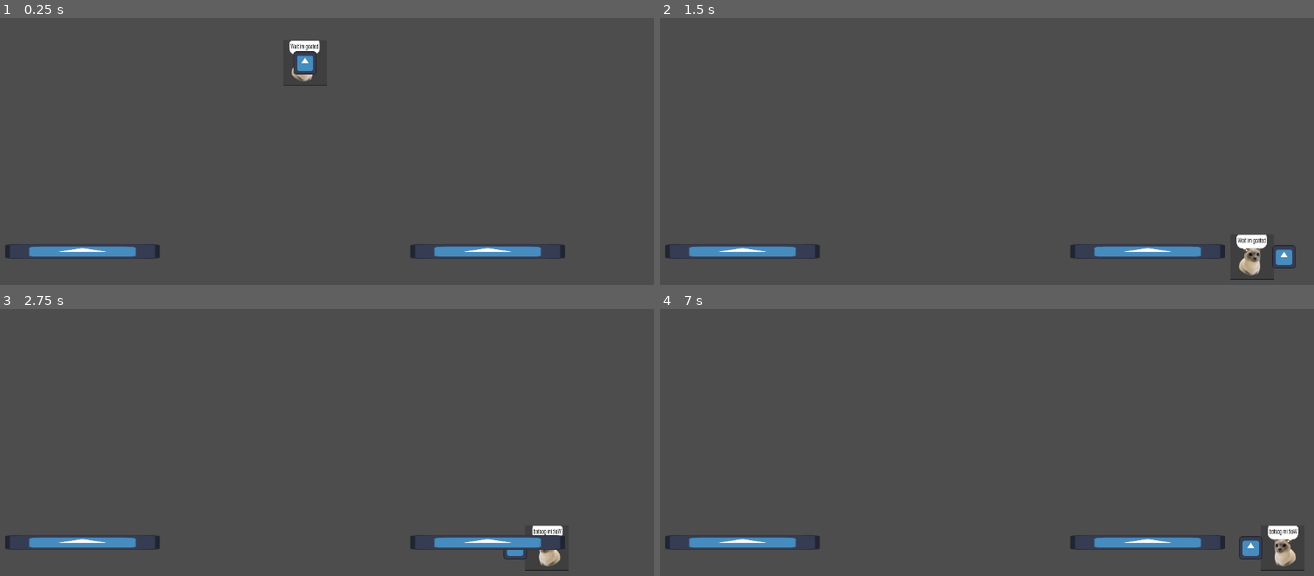
Above: before the commit, frames 1-4 (two rows, left to right).
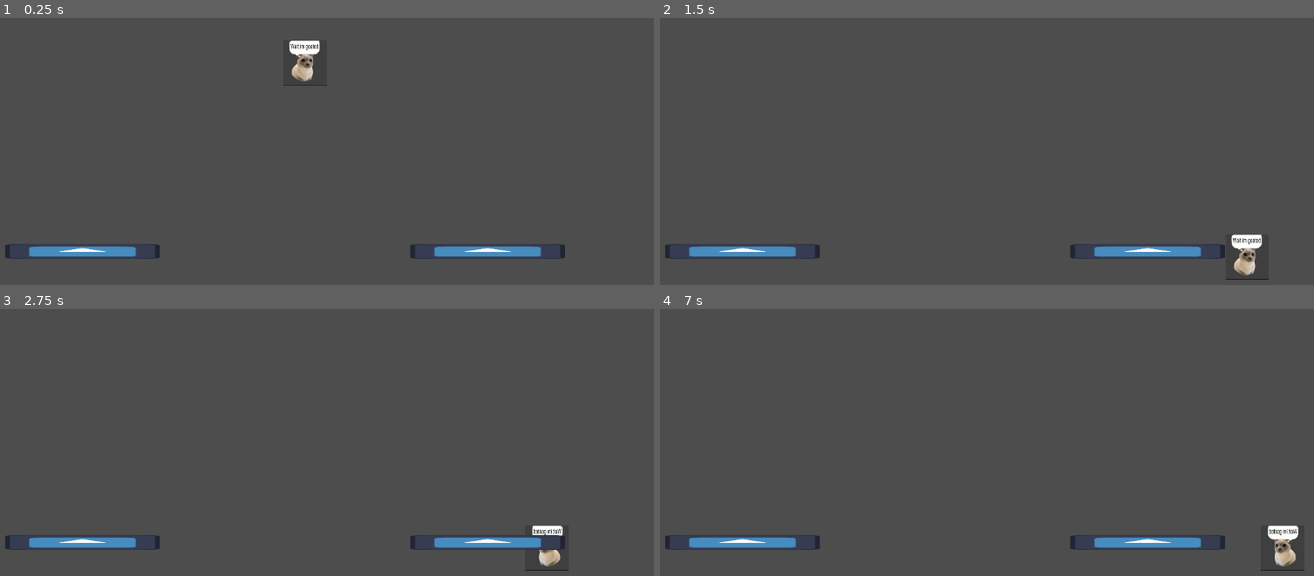
Above: after the commit, the same moments.

Repository: Kirbi625/DNS_projekt
Game: Godot game, scene res://scenes/main.tscn
The game is run twice, just before and just after one commit, with the same random seed, the same clock (stepped at 60 frames per second) and the same inputs. The engine's default icon, where the game draws it, is replaced by a stand-in: a white triangle on a blue panel in a dark square.
Inputs:
- Up to frame 1 (0.25 s): no input
- Up to frame 2 (1.5 s): hold D (right) from 0.53 s (still down); tap F (attack, bound only after the commit) at 0.6, 1.35 s; tap Space (jump) at 0.77 s
- Up to frame 3 (2.75 s): tap Space (jump) at 1.52 s; tap Enter at 2 s; release D (right) at 2.03 s; hold A (left) from 2.03 s (still down); tap F (attack, bound only after the commit) at 2.1 s
- Up to frame 4 (7 s): release A (left) at 2.78 s; hold D (right) 2.78-4.28 s; tap F (attack, bound only after the commit) every 0.75 s from 2.85 to 6.6 s; tap Space (jump) at 3.02, 3.5, 3.77, 4.52, 5, 6.02, 6.5, 6.77 s; tap Enter at 4.25, 5.75 s; hold A (left) 4.28-5.03 s; hold D (right) 5.03-5.78 s; hold A (left) from 5.78 s (still down)

The runs differ from the first frame. In frame 1, 0.3% of the frame differs, in the area x 44-49%, y 12-22%; in frame 2, 0.6%, in the area x 86-98%, y 81-99%; in frame 3, less than 0.1%; in frame 4, 0.2%.

Commit message:
added on/off func for hitbox
temp attack button (F)
now hitbox turn on after pressing F
and turns off after 0.4s

Diff:
--- a/project.godot
+++ b/project.godot
@@ -35,6 +35,12 @@
 , Object(InputEventJoypadButton,"resource_local_to_scene":false,"resource_name":"","device":-1,"button_index":0,"pressure":0.0,"pressed":false,"script":null)
 ]
 }
+attack={
+"deadzone": 0.2,
+"events": [Object(InputEventKey,"resource_local_to_scene":false,"resource_name":"","device":-1,"window_id":0,"alt_pressed":false,"shift_pressed":false,"ctrl_pressed":false,"meta_pressed":false,"pressed":false,"keycode":0,"physical_keycode":70,"key_label":0,"unicode":102,"location":0,"echo":false,"script":null)
+, null, Object(InputEventJoypadButton,"resource_local_to_scene":false,"resource_name":"","device":-1,"button_index":2,"pressure":0.0,"pressed":false,"script":null)
+]
+}
 
 [rendering]
 
--- a/scenes/Player.tscn
+++ b/scenes/Player.tscn
@@ -1,8 +1,7 @@
-[gd_scene load_steps=7 format=3 uid="uid://bjvcd7nc0b4c"]
+[gd_scene load_steps=6 format=3 uid="uid://bjvcd7nc0b4c"]
 
 [ext_resource type="Texture2D" uid="uid://cadmvofp3rojk" path="res://sprites/Wait he's goated.jpg" id="1_lj8jo"]
 [ext_resource type="Script" uid="uid://bgm4676faep7b" path="res://scripts/Player.gd" id="1_v6fml"]
-[ext_resource type="Texture2D" uid="uid://bjh1re0k2qj23" path="res://sprites/icon.svg" id="3_3li8b"]
 
 [sub_resource type="SpriteFrames" id="SpriteFrames_ghijl"]
 animations = [{
@@ -35,8 +34,5 @@
 [node name="hitbox" type="Area2D" parent="."]
 monitoring = false
 
-[node name="Sprite2D" type="Sprite2D" parent="hitbox"]
-texture = ExtResource("3_3li8b")
-
 [node name="CollisionShape2D" type="CollisionShape2D" parent="hitbox"]
 shape = SubResource("CircleShape2D_mdl7e")
--- a/scripts/Player.gd
+++ b/scripts/Player.gd
@@ -28,6 +28,13 @@
 		$AnimatedSprite2D.flip_h = direction < 0
 
 	# hitbox in front of player
-		$hitbox.position.x = direction * 175  # <-- distance
+		$hitbox.position.x = direction * 175  # <-- diddstance
+
+	if Input.is_action_just_pressed("attack"):
+		$hitbox.monitoring = true
+		$hitbox.visible = true
+		await get_tree().create_timer(0.2).timeout
+		$hitbox.monitoring = false
+		$hitbox.visible = false
 
 	move_and_slide()
